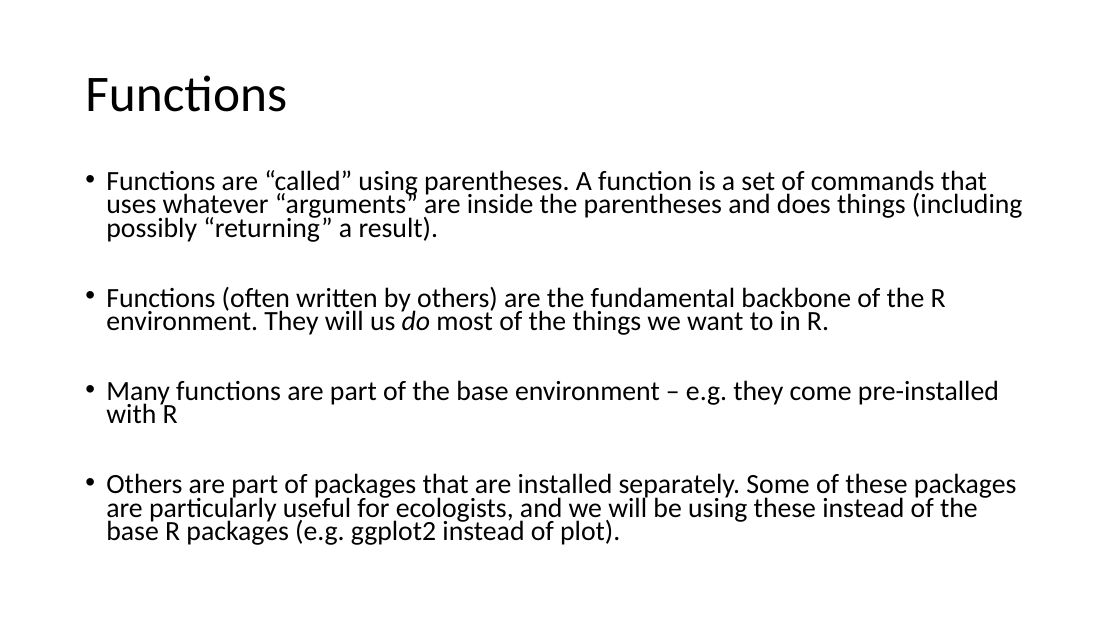
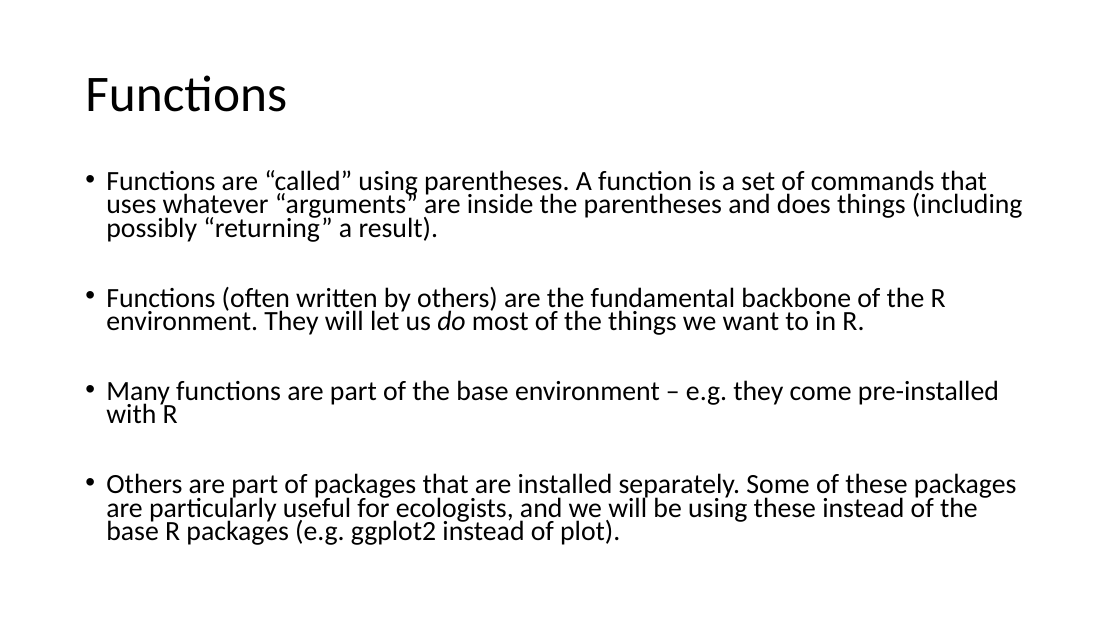
Before and after one commit to VTQuantMethodsEEB/klangwig, a slide deck: slide 26 of lectures/le1_intro_to_R.pptx (slide 20 before the commit). Drawn at 1120x630 pixels with LibreOffice and Linux fonts; fonts in the diff are those of the drawing. Boxes give left, top, right and bottom in pixels: in the first picture for what was removed or moved away, otherwise in the second. Text is boxed around its words. In the diff, an @@ line names an element or a change of style, - is before the commit and + after.

```diff
--- a/lectures/le1_intro_to_R.pptx
+++ b/lectures/le1_intro_to_R.pptx
@@ text at (106,287,946,335): text changed @@
-• Functions (often written by others) are the fundamental backbone of the R environment. They will us do most of the things we want to in R.
+• Functions (often written by others) are the fundamental backbone of the R environment. They will let us do most of the things we want to in R.
```
Also in this commit, not shown: 5 other slides changed, 6 slides added, 12 other files.
